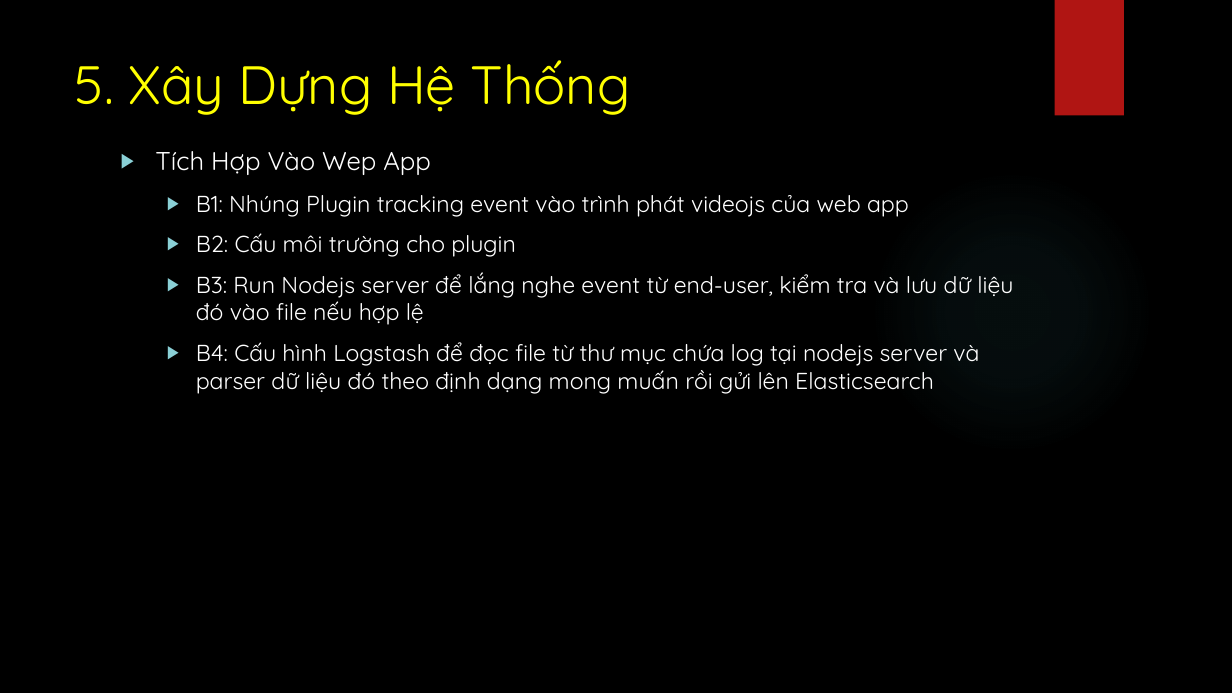
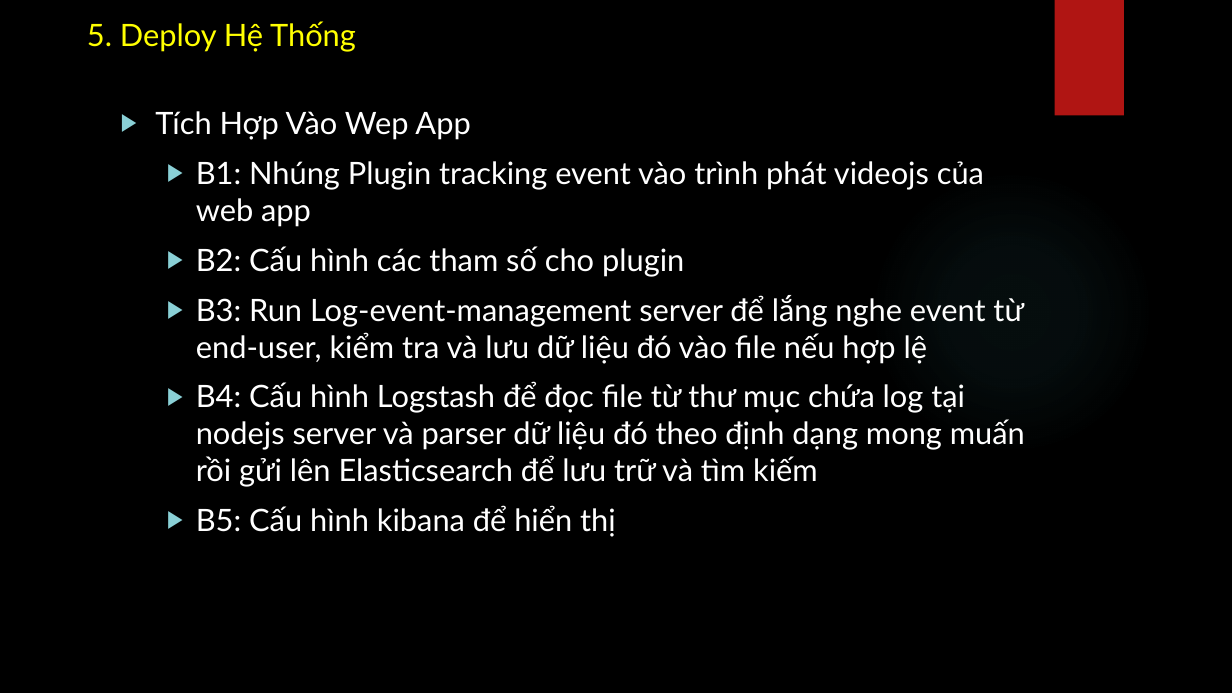
Before and after one commit to PhatBK/videojs-event-tracking-plugin, a slide deck: slide 11 of serminal/slides.pptx (slide 7 before the commit). Drawn at 1232x693 pixels with LibreOffice and Linux fonts; fonts in the diff are those of the drawing; background and template pictures are left out. Boxes give left, top, right and bottom in pixels: in the first picture for what was removed or moved away, otherwise in the second. Text is boxed around its words. In the diff, an @@ line names an element or a change of style, - is before the commit and + after.

Commit message:
new elk

```diff
--- a/serminal/slides.pptx
+++ b/serminal/slides.pptx
@@ title at box(87, 21, 356, 52): text changed; size 42 to 24 pt; font Quicksand to Lato @@
-5. Xây Dựng Hệ Thống
+5. Deploy Hệ Thống
@@ text "Tích Hợp Vào Wep App": place and size @@
-text "Tích Hợp Vào Wep App" at box(155, 151, 1013, 394)
+text "Tích Hợp Vào Wep App" at box(155, 111, 1025, 537)
@@ text at box(155, 111, 984, 227): size 20 to 24 pt in "Tích Hợp Vào Wep App"; font Quicksand to Lato in "Tích Hợp Vào Wep App", "B1: Nhúng Plugin tracking event vào trình ..."; size 18 to 24 pt in "B1: Nhúng Plugin tracking event vào trình ..." @@
@@ text at box(196, 246, 1025, 537): text changed; size 18 to 24 pt; font Quicksand to Lato @@
-  ▶ B2: Cấu môi trường cho plugin
-  ▶ B3: Run Nodejs server để lắng nghe event từ end-user, kiểm tra và lưu dữ liệu đó vào file nếu hợp lệ
-  ▶ B4: Cấu hình Logstash để đọc file từ thư mục chứa log tại nodejs server và parser dữ liệu đó theo định dạng mong muấn rồi gửi lên Elasticsearch
+  ▶ B2: Cấu hình các tham số cho plugin
+  ▶ B3: Run Log-event-management server để lắng nghe event từ end-user, kiểm tra và lưu dữ liệu đó vào file nếu hợp lệ
+  ▶ B4: Cấu hình Logstash để đọc file từ thư mục chứa log tại nodejs server và parser dữ liệu đó theo định dạng mong muấn rồi gửi lên Elasticsearch để lưu trữ và tìm kiếm
+  ▶ B5: Cấu hình kibana để hiển thị
```
Also in this commit, not shown: 9 other slides changed, 5 slides added, 1 slide removed.
